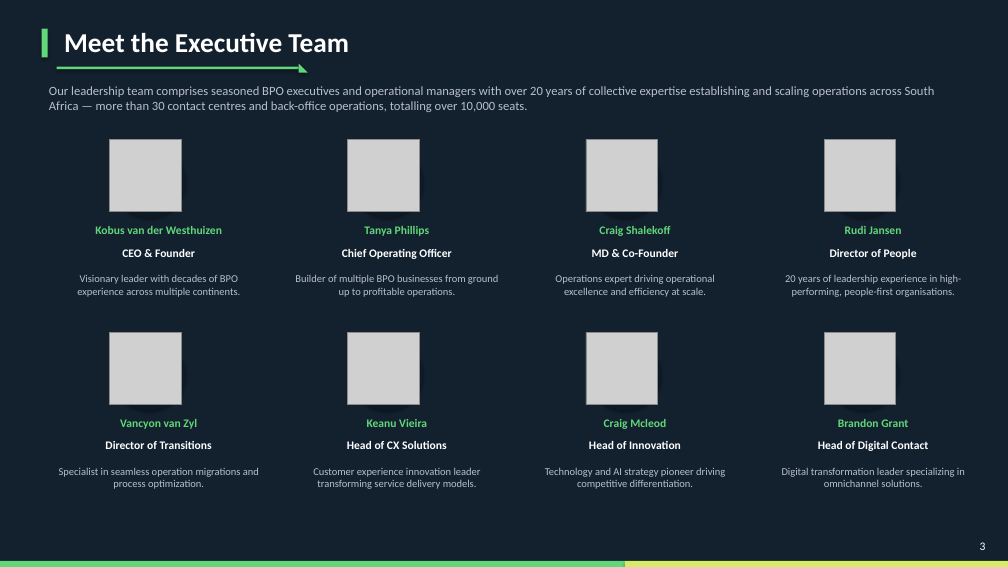
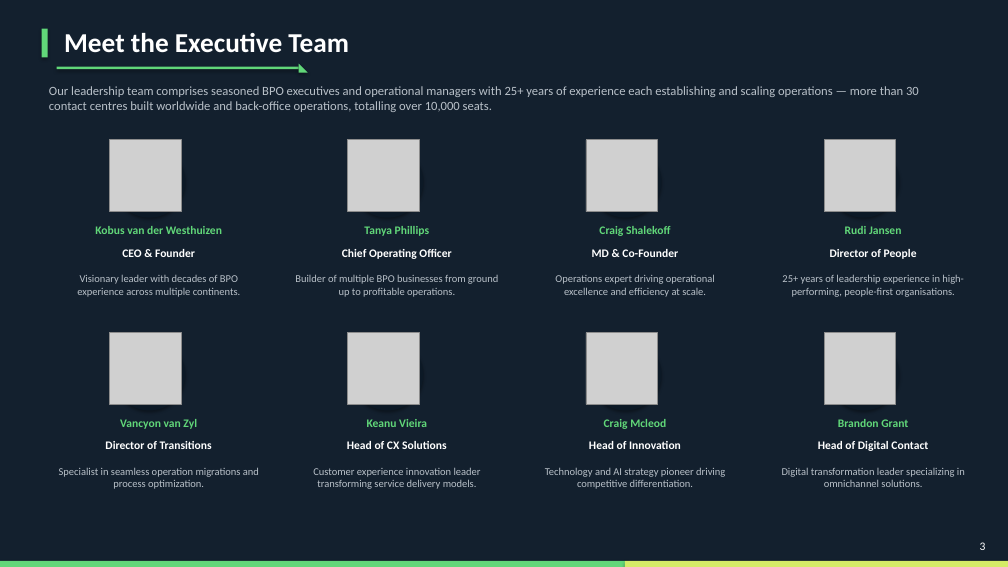
Before and after one commit to thegreatcornolio/Trilogy-RFP, a slide deck: slide 3 of GCC/Trilogy-GCC-Overview.pptx. Drawn at 1008x567 pixels with LibreOffice and Linux fonts; fonts in the diff are those of the drawing; grey boxes stand for pictures. Boxes give left, top, right and bottom in pixels: in the first picture for what was removed or moved away, otherwise in the second. Text is boxed around its words. In the diff, an @@ line names an element or a change of style, - is before the commit and + after.

```diff
--- a/GCC/Trilogy-GCC-Overview.pptx
+++ b/GCC/Trilogy-GCC-Overview.pptx
@@ text at (49,86,919,112): text changed @@
-Our leadership team comprises seasoned BPO executives and operational managers with over 20 years of collective expertise establishing and scaling operations across South Africa — more than 30 contact centres and back-office operations, totalling over 10,000 seats.
+Our leadership team comprises seasoned BPO executives and operational managers with 25+ years of experience each establishing and scaling operations — more than 30 contact centres built worldwide and back-office operations, totalling over 10,000 seats.
@@ text at (782,274,964,297): text changed @@
-20 years of leadership experience in high-performing, people-first organisations.
+25+ years of leadership experience in high-performing, people-first organisations.
```
Also in this commit, not shown: 2 other slides changed, 2 other files.
